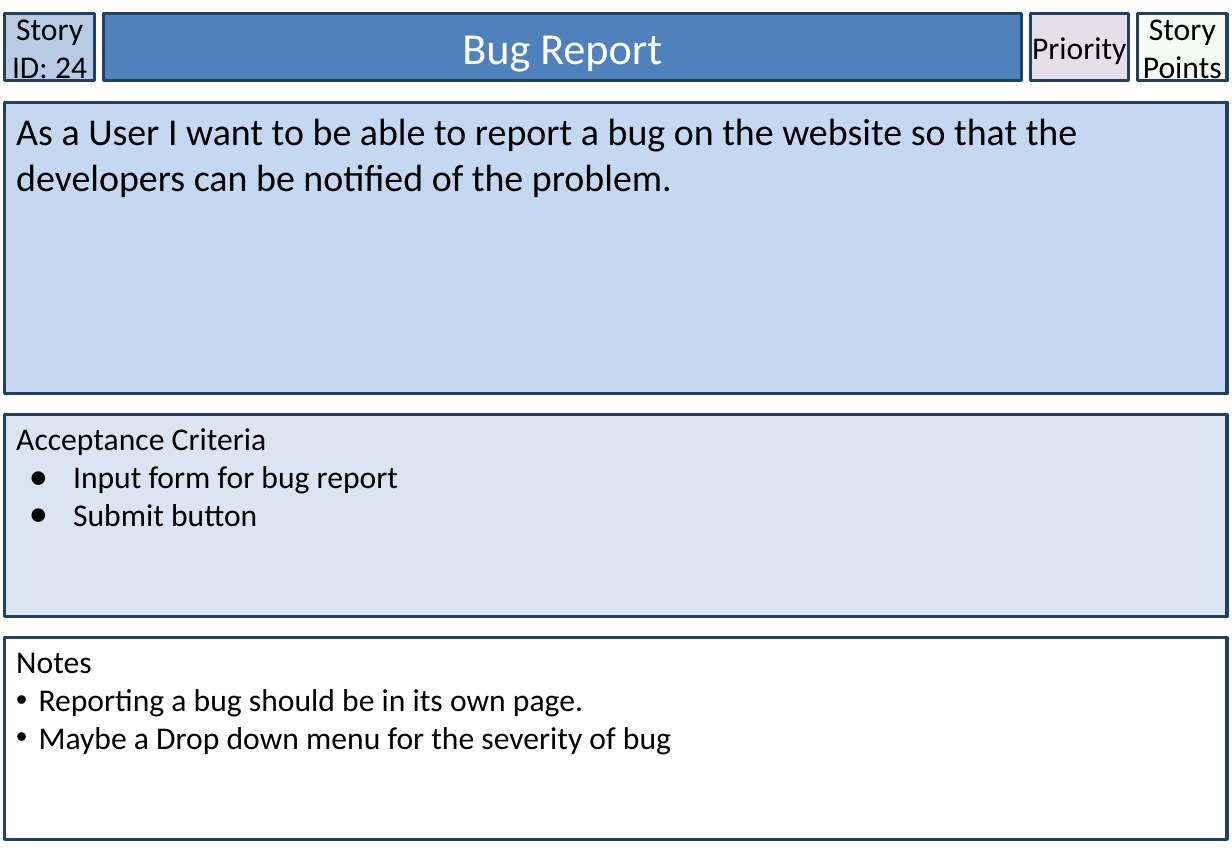
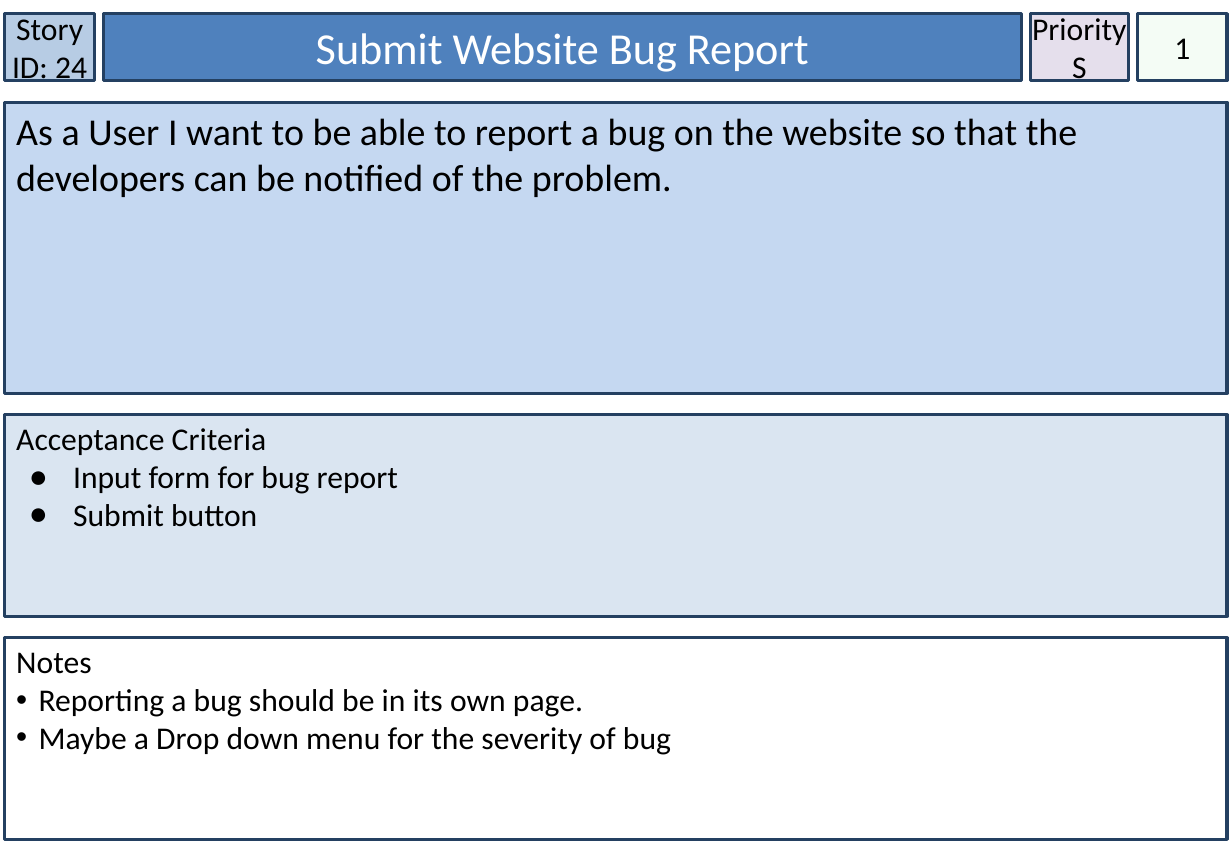
Before and after one commit to lowejosh/Django-landmarks, a slide deck: slide 25 of Story Cards.pptx. Drawn at 1232x853 pixels with LibreOffice and Linux fonts; fonts in the diff are those of the drawing. Boxes give left, top, right and bottom in pixels: in the first picture for what was removed or moved away, otherwise in the second. Text is boxed around its words. In the diff, an @@ line names an element or a change of style, - is before the commit and + after.

```diff
--- a/Story Cards.pptx
+++ b/Story Cards.pptx
@@ text in rectangle at (316, 33, 809, 72): text changed @@
-Bug Report
+Submit Website Bug Report
@@ text in rectangle at (1072, 57, 1087, 82): paragraph added @@
+S
@@ text in rectangle at (1174, 38, 1190, 59): text changed @@
-Story Points
+1
```
Also in this commit, not shown: 29 other slides changed, 2 other files.
